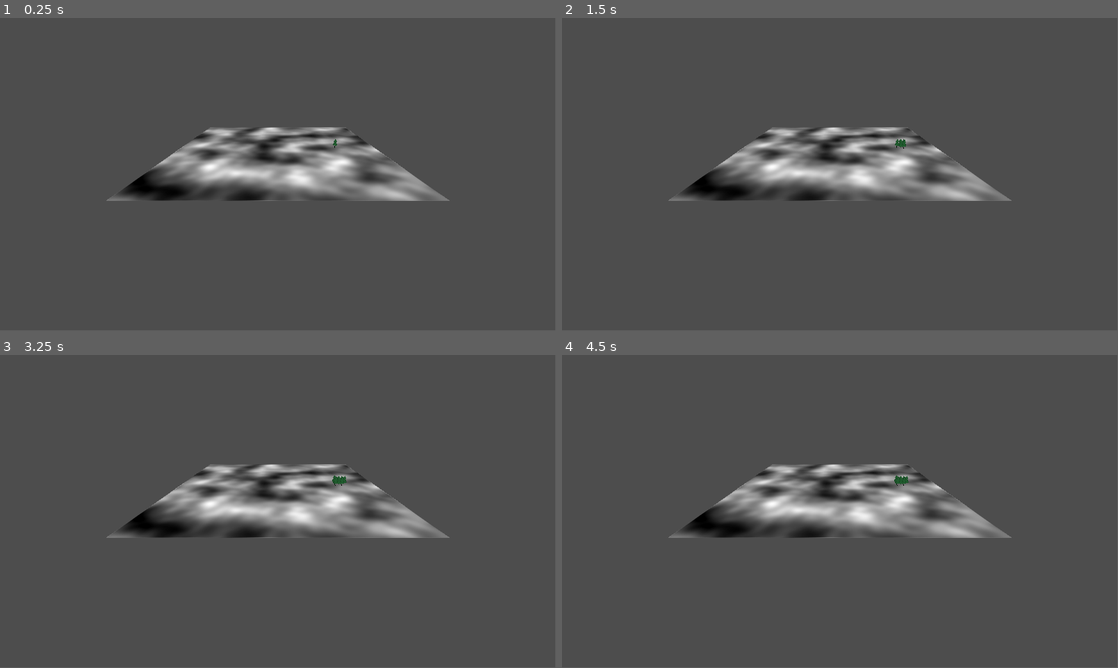
Above: before the commit, frames 1-4 (two rows, left to right).
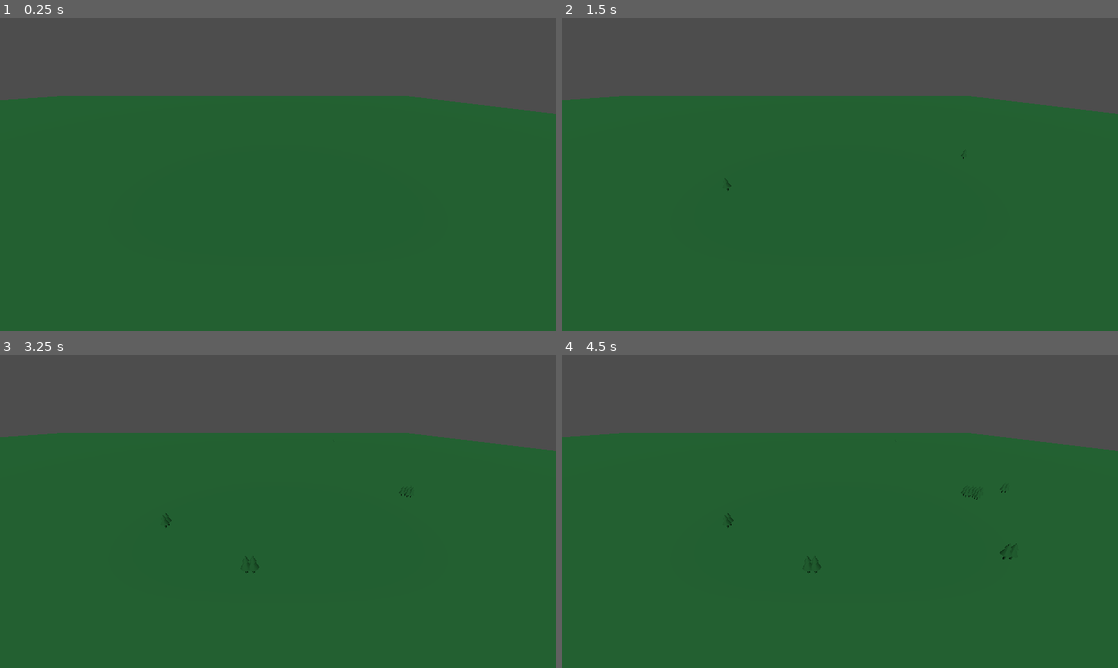
Above: after the commit, the same moments.

Repository: IsaacdmDunn/Terracorp-NGO
Game: Godot game, scene res://Scenes/Game.tscn
The game is run twice, just before and just after one commit, with the same random seed, the same clock (stepped at 60 frames per second) and the same inputs. The project has no main scene, so this scene is started directly.
Inputs (mouse positions are in pixels of both pictures, inside the frame that each line leads up to):
- Up to frame 1 (0.25 s): no input
- Up to frame 2 (1.5 s): move the mouse to (962, 158) at 0.52 s; press the mouse at (962, 158) at 0.53 s; tap Enter at 1.25 s; move the mouse to (728, 190) at 1.27 s; release the mouse at (728, 190) at 1.28 s; click (728, 190) at 1.35 s
- Up to frame 3 (3.25 s): tap Space at 2 s; move the mouse to (333, 442) at 2.02 s; press the mouse at (333, 442) at 2.03 s; tap Enter at 2.75 s; move the mouse to (250, 574) at 2.77 s; release the mouse at (250, 574) at 2.78 s; click (250, 574) at 2.85 s
- Up to frame 4 (4.5 s): tap Space at 3.5 s; move the mouse to (1006, 558) at 3.52 s; press the mouse at (1006, 558) at 3.53 s; tap Enter at 4.25 s; move the mouse to (673, 464) at 4.27 s; release the mouse at (673, 464) at 4.28 s; click (673, 464) at 4.35 s
In our replay, the window is 799x449 before the commit and 800x450 after it. These sizes can differ from the game's own. Grey fills any space a smaller window leaves; there, only what the larger window draws over its background counts as a difference.

The runs differ from the first frame. In frame 1, 74% of the frame differs, in the area x 0-100%, y 0-100%; in frame 2, 74%; in frame 3, 74%; in frame 4, 74%.

Commit message:
fixed view port

Diff:
--- a/terracorp-ngo/Scenes/Game.tscn
+++ b/terracorp-ngo/Scenes/Game.tscn
@@ -17,6 +17,11 @@
 height = 128
 color_ramp = SubResource("Gradient_iukft")
 noise = SubResource("FastNoiseLite_gl6un")
+
+[sub_resource type="QuadMesh" id="QuadMesh_j5yw3"]
+
+[sub_resource type="BoxShape3D" id="BoxShape3D_kldst"]
+size = Vector3(1000, 1, 1000)
 
 [node name="Node3D" type="Node3D"]
 
@@ -47,14 +52,27 @@
 
 [node name="Sprite3D" type="Sprite3D" parent="Map Container"]
 transform = Transform3D(100, 0, 0, 0, -4.37114e-06, -100, 0, 100, -4.37114e-06, 0, 0, 0)
+visible = false
 texture = SubResource("NoiseTexture2D_j5yw3")
-
-[node name="Camera3D" type="Camera3D" parent="."]
-transform = Transform3D(1, 0, 0, 0, 0.907051, 0.42102, 0, -0.42102, 0.907051, -0.0858507, 40.8076, 128.317)
-script = ExtResource("2_gl6un")
 
 [node name="DirectionalLight3D" type="DirectionalLight3D" parent="."]
 transform = Transform3D(1, 0, 0, 0, 0.404743, 0.914431, 0, -0.914431, 0.404743, 0, 19.5711, 11.8584)
 light_color = Color(0.239216, 0.607843, 0.32549, 1)
 light_energy = 1.323
 light_indirect_energy = 0.0
+
+[node name="StaticBody3D" type="StaticBody3D" parent="."]
+
+[node name="MeshInstance3D" type="MeshInstance3D" parent="StaticBody3D"]
+transform = Transform3D(1000, 0, 0, 0, 1.19249e-05, 1000, 0, -1000, 1.19249e-05, 0, 0, 0)
+mesh = SubResource("QuadMesh_j5yw3")
+
+[node name="CollisionShape3D" type="CollisionShape3D" parent="StaticBody3D"]
+transform = Transform3D(1000, 0, 0, 0, 1, 0, 0, 0, 1000, 0, 0, 0)
+shape = SubResource("BoxShape3D_kldst")
+
+[node name="Camera Container" type="Node3D" parent="."]
+
+[node name="Camera3D" type="Camera3D" parent="Camera Container"]
+transform = Transform3D(1, 0, 0, 0, 0.907051, 0.42102, 0, -0.42102, 0.907051, 128, 40.808, 128.317)
+script = ExtResource("2_gl6un")
--- a/terracorp-ngo/Scripts/Data/MapData.gd
+++ b/terracorp-ngo/Scripts/Data/MapData.gd
@@ -9,31 +9,50 @@
 	InitResourcePerlinMap()
 	InitMaps()
 	InitTiles()
-	var testTree = Node3D.new()
-	testTree.set_script(load("res://Scripts/Characters/Trees/TestTree.gd"))
 
-	Tiles[2304].plants.append(testTree)
-	#$Trees.set_cell_item(Vector3i(1,0,1),0,0)
-	print(Tiles[2304].plants[0])
 
 func _process(delta: float) -> void:
-	var dropPlane  = Plane(Vector3(0, 1, 0), 5)
-	var position3D = dropPlane.intersects_ray(
-							 $"../Camera3D".project_ray_origin(get_viewport().get_mouse_position()),
-							 $"../Camera3D".project_ray_normal(get_viewport().get_mouse_position()))
-	#if position3D.x < Mapsize.x-1 and position3D.z < Mapsize.y-1 and position3D.x > 0 and position3D.z > 0:
-		#$Trees.set_cell_item(position3D,0,0)
-	$Trees.set_cell_item(Vector3i(18,0,0),0,0)
+	#var dropPlane  = Plane(Vector3(0, 1, 0), 0)
+	#var position3D = dropPlane.intersects_ray(
+	#$"../Camera3D".project_ray_origin(get_viewport().get_mouse_position()),
+	#$"../Camera3D".project_ray_normal(get_viewport().get_mouse_position()))
+	if Input.is_action_pressed("Select"):
+		#print(position3D)
+		Find3DPosFromMouse()
 	UpdateMap()
 	pass
 
+func Find3DPosFromMouse():
+	var mousePos = get_viewport().get_mouse_position()
+	var rayLength = 1000
+	var from = $"../Camera Container/Camera3D".project_ray_origin(mousePos)
+	var to = from + $"../Camera Container/Camera3D".project_ray_normal(mousePos) * rayLength
+	var space = get_world_3d().direct_space_state
+	var rayQuery = PhysicsRayQueryParameters3D.new()
+	rayQuery.from = from
+	rayQuery.to = to
+	var raycastResults = space.intersect_ray(rayQuery)
+	print(raycastResults)
+	if !raycastResults.is_empty() and PosInMapBounds($Trees.local_to_map(raycastResults["position"])):
+		AddPlant(raycastResults["position"])
 
+func AddPlant(position3D):
+	var pos = $Trees.local_to_map(position3D)
+	print(pos)
+	var testTree = Node3D.new()
+	testTree.set_script(load("res://Scripts/Characters/Trees/TestTree.gd"))
+	$Trees.set_cell_item(Vector3i(pos.x,0,pos.z),0,0)
+	Tiles[(pos.x * Mapsize.x) + pos.z].plants[7] = testTree
 
+func PosInMapBounds(pos):
+	if pos.x > Mapsize.x-1 or pos.y > Mapsize.y-1 or pos.x < 0 or pos.y < 0:
+		return false
+	else:
+		return true
 func UpdateMap():
 	for i in 128:
 		Tiles[count + i].UpdateTile()
 	count += 128
-	#print(count)
 	if count > 128 * 128 -1:
 		count = 0
 	pass
@@ -63,7 +82,7 @@
 			tileToAdd.nutrients = nutrientsToAdd
 			tileToAdd.tilePosition = Vector2i(x,y)
 			tileToAdd.mapRef = get_tree().get_first_node_in_group("MapData2")
-			#tileToAdd._ready()
+			tileToAdd._ready()
 			Tiles.append(tileToAdd)
 
 #inits map with perlin data for height and nutrients
--- a/terracorp-ngo/Scripts/Data/Tile.gd
+++ b/terracorp-ngo/Scripts/Data/Tile.gd
@@ -9,33 +9,33 @@
 var temp: float = -150
 var mapRef: Node3D
 
-#func _ready() -> void:
+func _ready() -> void:
 	#mapRef = get_tree().get_first_node_in_group("MapData2")
 	#print("awdadwa")
-	#while plants.size() < 8:
-		#plants.append(null)
+	while plants.size() < 8:
+		plants.append(null)
 
 func UpdateTile():
-	#if plants != null:
-		#print( plants)
-	if tilePosition.y < 127 and tilePosition.x < 127 and tilePosition.x > -1 and tilePosition.y > -1:
-		if randi_range(1,1) == 1 and tilePosition.x < 127 and plants.size() > 0:
-			var rNum = randi_range(0,3)
-			if rNum == 0:
-				SpreadPlantToAdjTile(Vector2i(1,0))
-			if rNum == 1:
-				SpreadPlantToAdjTile(Vector2i(0,1))
-			if rNum == 2:
-				SpreadPlantToAdjTile(Vector2i(-1,0))
-			if rNum == 3:
-				SpreadPlantToAdjTile(Vector2i(0,-1))
+	if tilePosition.y < mapRef.Mapsize.y-1 and tilePosition.x < mapRef.Mapsize.x-1 and tilePosition.x > -1 and tilePosition.y > -1:
+		for i in plants.size():
+			if randi_range(1,1) == 1 and plants[i] != null: #if ready to grow and tile has plant
+				#spread to adj
+				var rNum = randi_range(0,3)
+				if rNum == 0:
+					SpreadPlantToAdjTile(Vector2i(1,0), i)
+				if rNum == 1:
+					SpreadPlantToAdjTile(Vector2i(0,1), i)
+				if rNum == 2:
+					SpreadPlantToAdjTile(Vector2i(-1,0), i)
+				if rNum == 3:
+					SpreadPlantToAdjTile(Vector2i(0,-1), i)
 
-func AddPlant(type: int, plant:Plant):
-	#plants[type] = plants[0]
-	plants.append(plant)
-	print(tilePosition)
+#adds plant to layer on tile
+func AddPlant(plantLayer: int, plant:Plant):
+	plants[plantLayer] = plant
 
-func SpreadPlantToAdjTile(posOffset: Vector2i):
-	var pos = (tilePosition.x * 128) + (tilePosition.y)
-	mapRef.Tiles[pos + (posOffset.x * 128) + posOffset.y].AddPlant(0, plants[0])
+#sets plant to adj tile
+func SpreadPlantToAdjTile(posOffset: Vector2i, plantLayer: int):
+	var pos = (tilePosition.x * mapRef.Mapsize.x) + (tilePosition.y)
+	mapRef.Tiles[pos + (posOffset.x * mapRef.Mapsize.x) + posOffset.y].AddPlant(plantLayer, plants[plantLayer])
 	mapRef.get_child(9).set_cell_item(Vector3i(tilePosition.x + posOffset.x,0,tilePosition.y + posOffset.y),0,0)
--- a/terracorp-ngo/project.godot
+++ b/terracorp-ngo/project.godot
@@ -18,10 +18,19 @@
 
 GameResources="*res://Scripts/Resources/GameResources.gd"
 
-[filesystem]
+[display]
 
-import/blender/enabled=false
+window/stretch/mode="viewport"
+window/stretch/aspect="expand"
 
 [global_group]
 
 MapData2="mapdata"
+
+[input]
+
+Select={
+"deadzone": 0.2,
+"events": [Object(InputEventMouseButton,"resource_local_to_scene":false,"resource_name":"","device":-1,"window_id":0,"alt_pressed":false,"shift_pressed":false,"ctrl_pressed":false,"meta_pressed":false,"button_mask":1,"position":Vector2(498, 19),"global_position":Vector2(507, 67),"factor":1.0,"button_index":1,"canceled":false,"pressed":true,"double_click":false,"script":null)
+]
+}
Not shown: 1 places in terracorp-ngo/Scenes/Game.tscn that only renumber resources
